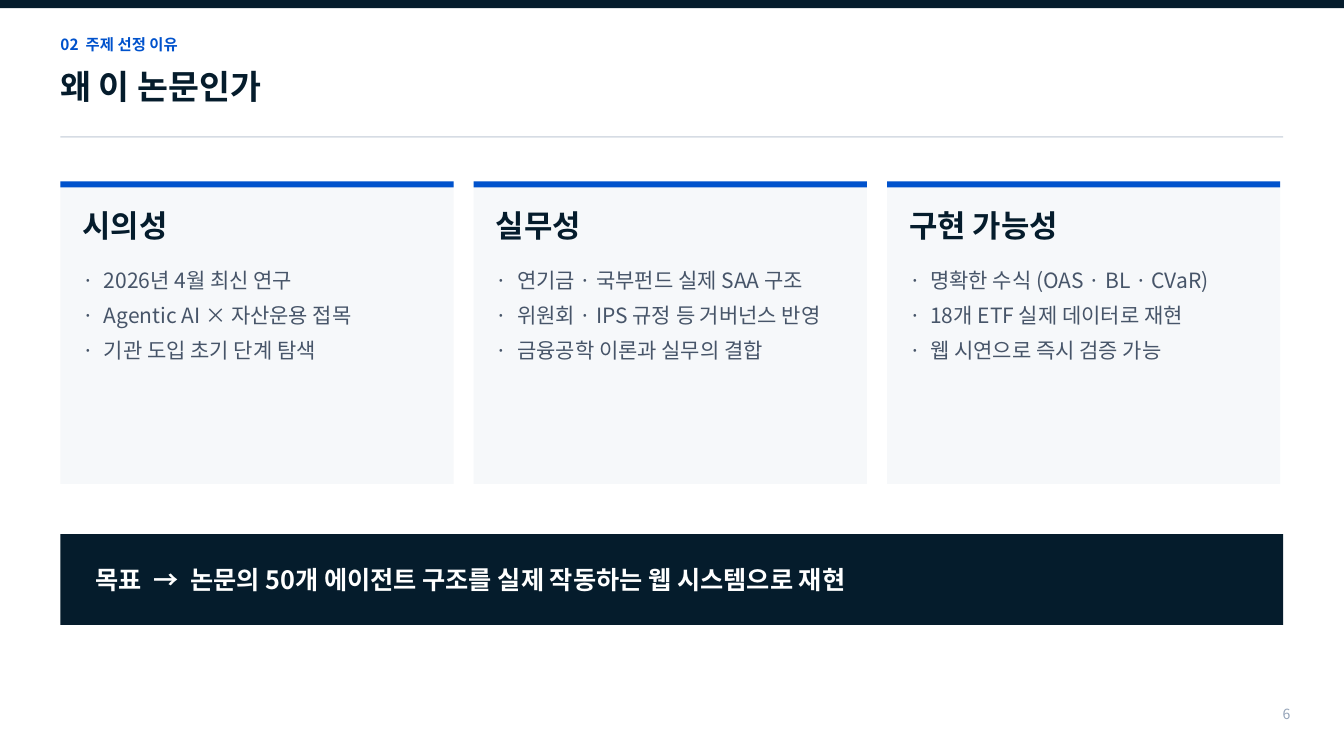
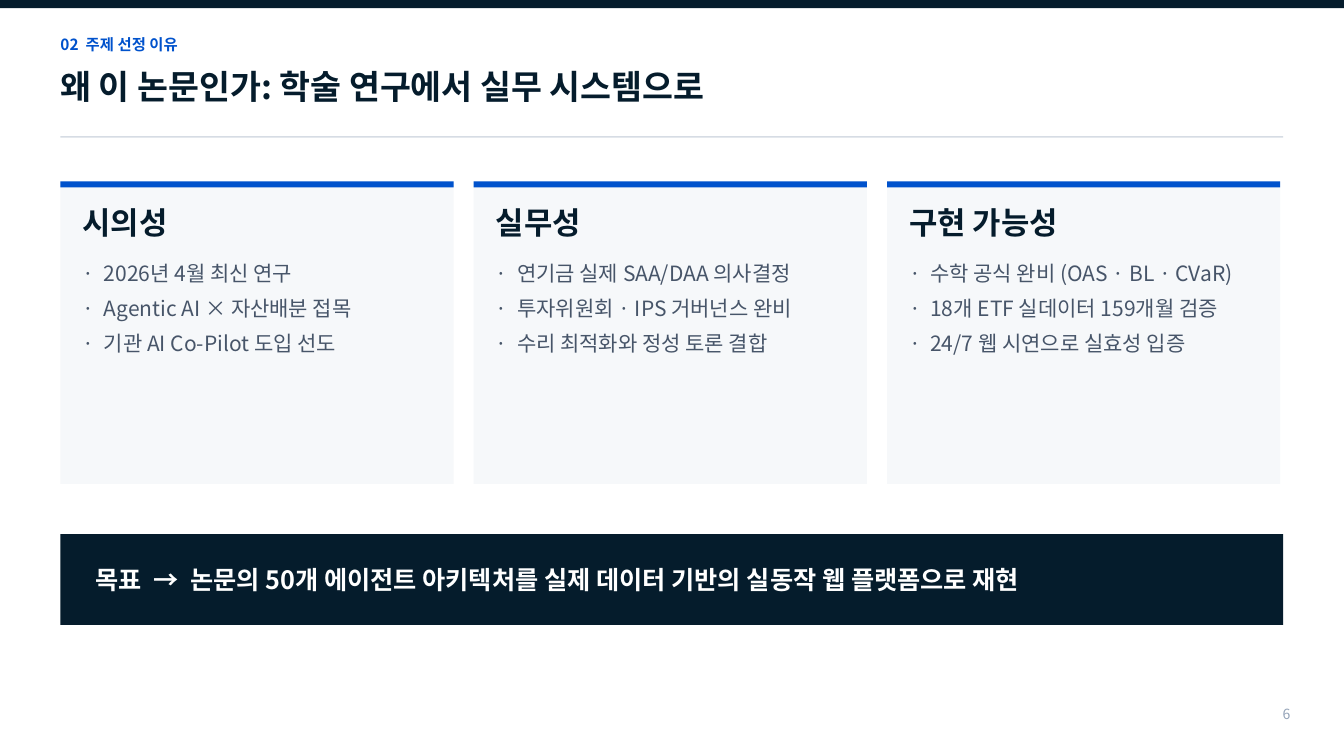
Before and after one commit to Placer-BAE/self-driving-portfolio, a slide deck: slide 6 of The_Self_Driving_Portfolio_중간발표_최종본.pptx. Drawn at 1344x756 pixels with LibreOffice and Linux fonts; fonts in the diff are those of the drawing. Boxes give left, top, right and bottom in pixels: in the first picture for what was removed or moved away, otherwise in the second. Text is boxed around its words. In the diff, an @@ line names an element or a change of style, - is before the commit and + after.

```diff
--- a/The_Self_Driving_Portfolio_중간발표_최종본.pptx
+++ b/The_Self_Driving_Portfolio_중간발표_최종본.pptx
@@ text at (x1=60, y1=70, x2=705, y2=102): text changed @@
-왜 이 논문인가
+왜 이 논문인가: 학술 연구에서 실무 시스템으로
@@ text "· 2026년 4월 최신 연구" moved from (x1=104, y1=270, x2=352, y2=360) to (x1=104, y1=263, x2=352, y2=353) @@
@@ text at (x1=517, y1=263, x2=792, y2=353): text changed @@
-· 연기금 · 국부펀드 실제 SAA 구조
-· 위원회 · IPS 규정 등 거버넌스 반영
-· 금융공학 이론과 실무의 결합
+· 연기금 실제 SAA/DAA 의사결정
+· 투자위원회 · IPS 거버넌스 완비
+· 수리 최적화와 정성 토론 결합
@@ text at (x1=930, y1=263, x2=1233, y2=355): text changed @@
-· 명확한 수식 (OAS · BL · CVaR)
-· 18개 ETF 실제 데이터로 재현
-· 웹 시연으로 즉시 검증 가능
+· 수학 공식 완비 (OAS · BL · CVaR)
+· 18개 ETF 실데이터 159개월 검증
+· 24/7 웹 시연으로 실효성 입증
@@ text at (x1=104, y1=298, x2=352, y2=353): text changed @@
-· Agentic AI × 자산운용 접목
-· 기관 도입 초기 단계 탐색
+· Agentic AI × 자산배분 접목
+· 기관 AI Co-Pilot 도입 선도
@@ text at (x1=96, y1=567, x2=1019, y2=592): text changed @@
-목표 → 논문의 50개 에이전트 구조를 실제 작동하는 웹 시스템으로 재현
+목표 → 논문의 50개 에이전트 아키텍처를 실제 데이터 기반의 실동작 웹 플랫폼으로 재현
```
Also in this commit, not shown: 13 other slides changed, 3 other files.
